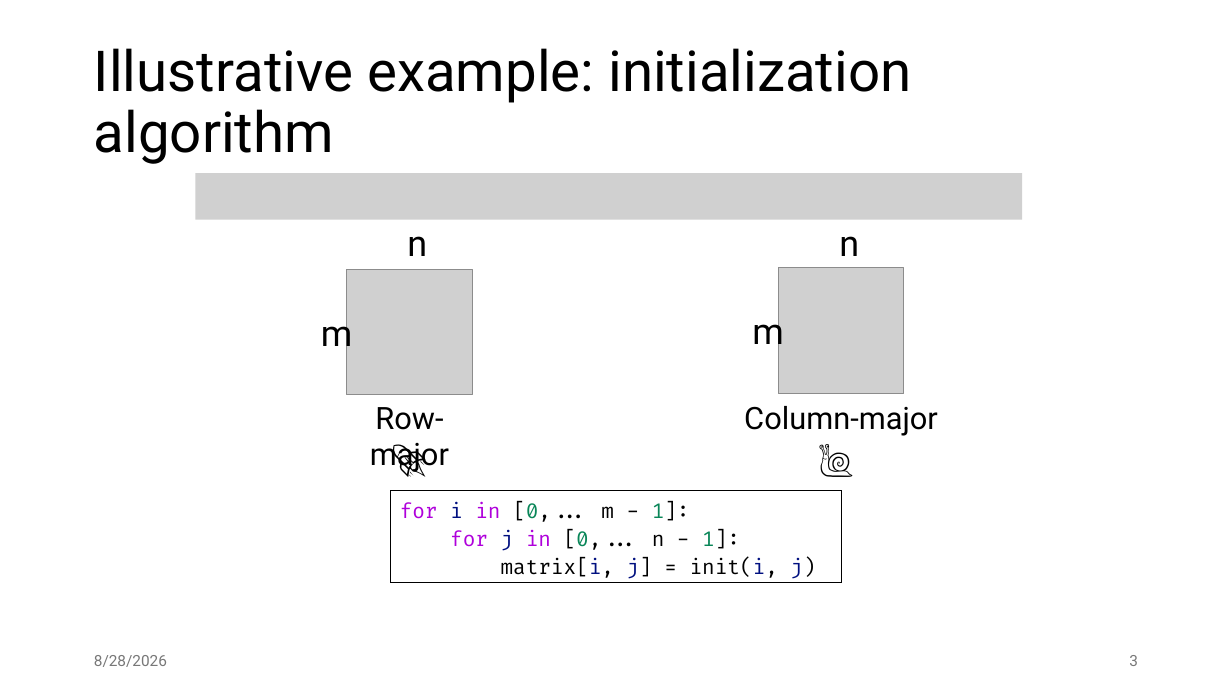
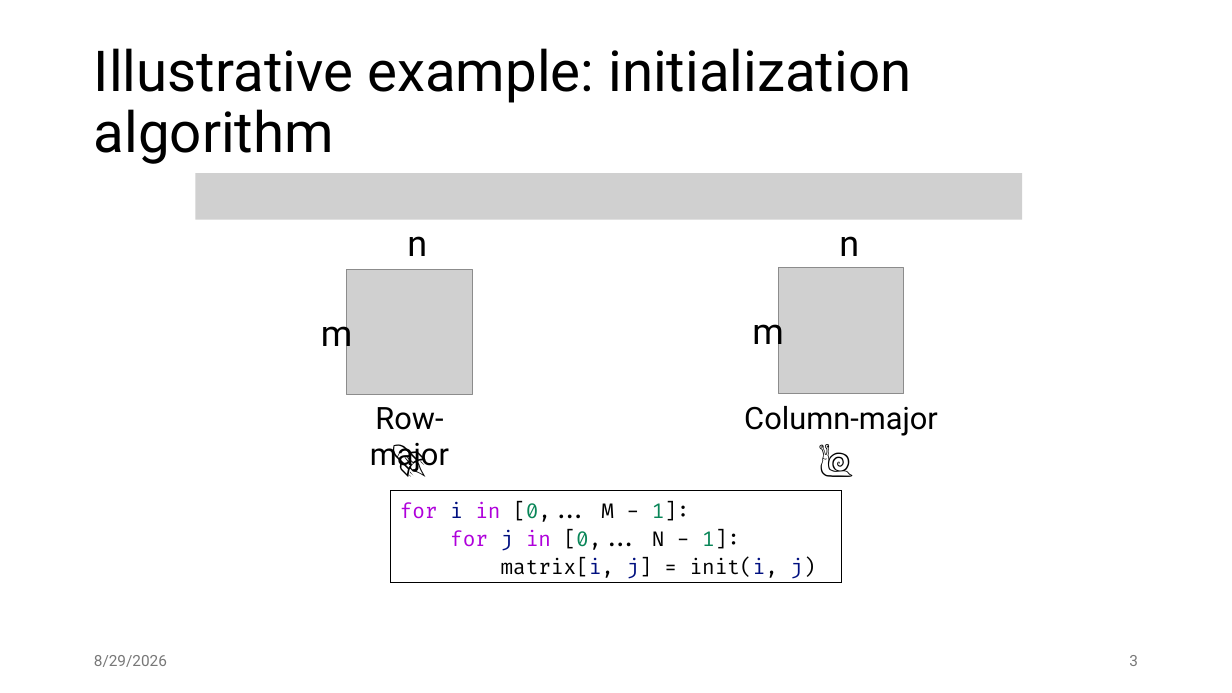
Before and after one commit to jiriklepl/phd-thesis, a slide deck: slide 3 of slides/Optimizing Memory Layouts and Traversal Orders in High-Performance Computing.pptx. Drawn at 1232x693 pixels with LibreOffice and Linux fonts; fonts in the diff are those of the drawing; grey boxes stand for pictures. Boxes give left, top, right and bottom in pixels: in the first picture for what was removed or moved away, otherwise in the second. Text is boxed around its words. In the diff, an @@ line names an element or a change of style, - is before the commit and + after.

```diff
--- a/slides/Optimizing Memory Layouts and Traversal Orders in High-Performance Computing.pptx
+++ b/slides/Optimizing Memory Layouts and Traversal Orders in High-Performance Computing.pptx
@@ text in rectangle at (x1=400, y1=501, x2=740, y2=551): text changed @@
-for i in [0,... m - 1]:
-for j in [0,... n - 1]:
+for i in [0,... M - 1]:
+for j in [0,... N - 1]:
```
Also in this commit, not shown: 28 other slides changed, 1 slide added, 2 slides removed.
